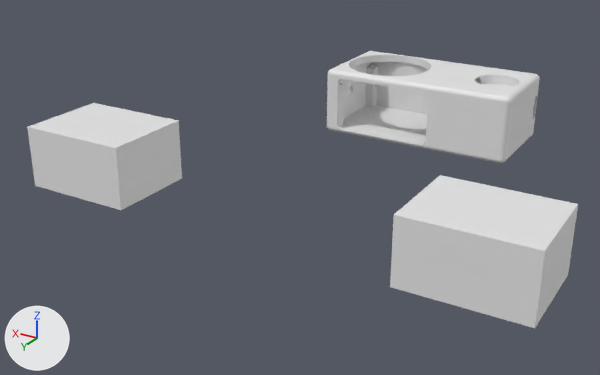
What one commit did to the Blender file [2026] Power Station Mini/Untitled.blend.
One viewpoint serves both versions: a camera (50 mm lens) standing at (-0.211, 0.513, 0.171) and looking at (0.027, 0.117, -0.027). Lighting does not change. The marker at lower left points along +X, +Y and +Z. The first picture is the older version.
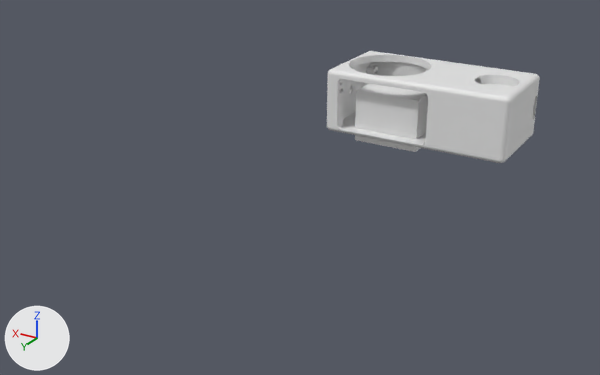
Where the newer file only moved an object's origin or applied its transform, the numbers keep the older frame.

What differs and where, as boxes (x1, y1, x2, y2) in the pictures (600 x 375 px):
'Cube.001', moved, rescaled
    before: (390, 175, 578, 328)
    after: (355, 83, 428, 152)
'Cube.003', deleted
    before: (27, 103, 182, 210)

Patch to the scene script:
```diff
--- a/[2026] Power Station Mini/Untitled.blend.py
+++ b/[2026] Power Station Mini/Untitled.blend.py
@@ me_cube_001 @@
 # used by ob_cube_001; location = (-0.1104, 0.1861, 0.0)
-me_cube_001.from_pydata(...)  # 8 vertices, 6 faces; spans x -0.0329..0.0329, y -0.0263..0.0263, z -0.018..0.018
+me_cube_001.from_pydata(...)  # 8 vertices, 6 faces; spans x 0.1024..0.1484, y -0.2011..-0.1621, z -0.028..0.008
+# me_cube_001 part 1: the whole mesh is scaled about its middle by (0.7, 0.743, 1), then moved by (0.1254, -0.1816, -0.01)
 me_cube_001.materials.append(mat_material_001)
@@ ob_cube_003 @@
-ob_cube_003 = bpy.data.objects.new('Cube.003', me_cube_002)
-ob_cube_003.location = (0.1151, 0.1861, 0.0)
```
